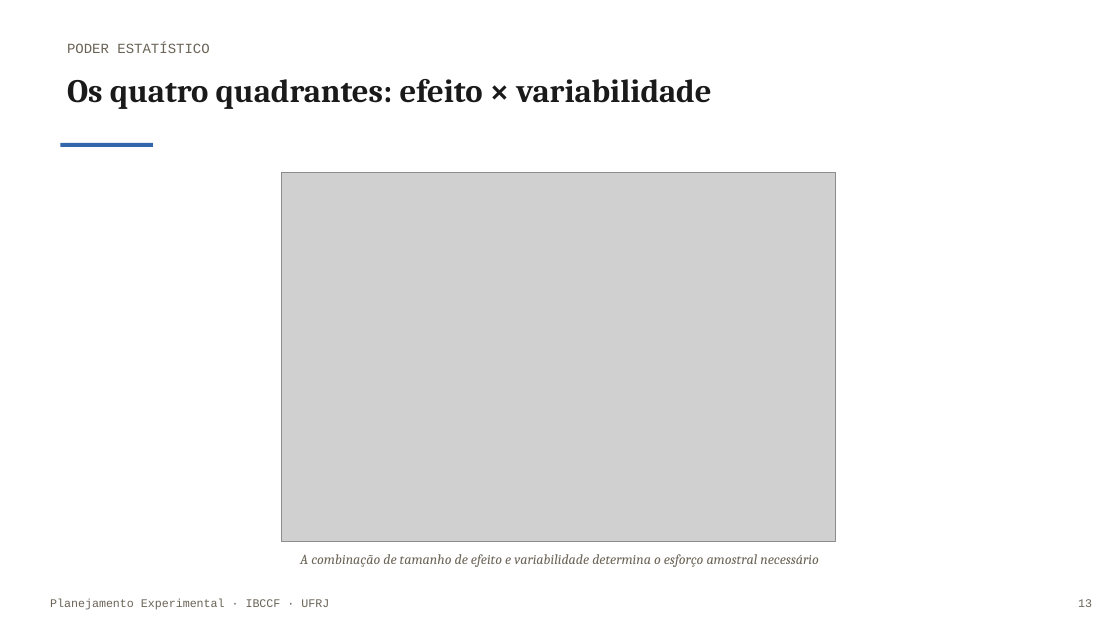
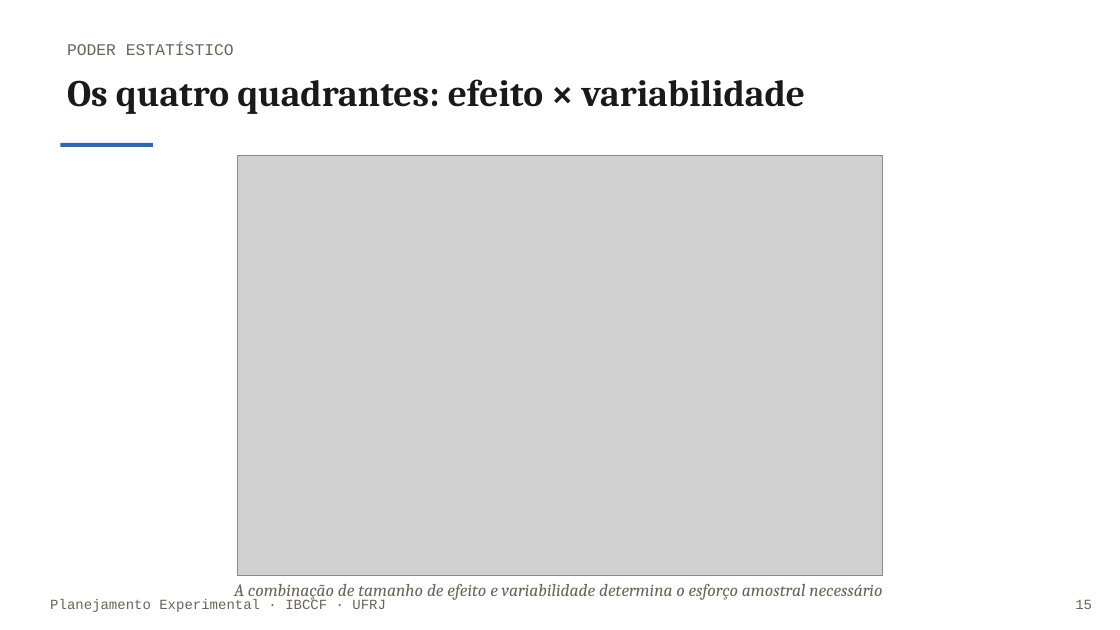
Before and after one commit to monteirotorres/biostat, a slide deck: slide 16 of planejamento_experimental_slides.pptx (slide 14 before the commit). Drawn at 1120x630 pixels with LibreOffice and Linux fonts; fonts in the diff are those of the drawing; grey boxes stand for pictures; background and template pictures are left out. Boxes give left, top, right and bottom in pixels: in the first picture for what was removed or moved away, otherwise in the second. Text is boxed around its words. In the diff, an @@ line names an element or a change of style, - is before the commit and + after.

```diff
--- a/planejamento_experimental_slides.pptx
+++ b/planejamento_experimental_slides.pptx
@@ text "PODER ESTATÍSTICO" at [67,43,234,55]: size 12 to 14 pt @@
@@ text "Os quatro quadrantes: efeito × ..." at [67,79,805,114]: size 28 to 32 pt @@
@@ picture: place and size @@
-picture at [281,172,835,542]
+picture at [238,155,882,576]
@@ text "Planejamento Experimental · IBCCF · ..." at [50,599,386,612]: size 10 to 12 pt @@
@@ text "A combinação de tamanho de ...": place and size @@
-text "A combinação de tamanho de ..." at [300,554,818,567]
+text "A combinação de tamanho de ..." at [234,584,882,602]
@@ text "A combinação de tamanho de ..." at [234,584,882,602]: size 12 to 15 pt @@
@@ text at [1075,600,1092,609]: text changed; size 10 to 12 pt @@
-13
+15
```
Also in this commit, not shown: 22 other slides changed, 3 slides added, 1 slide removed, 13 other files.
